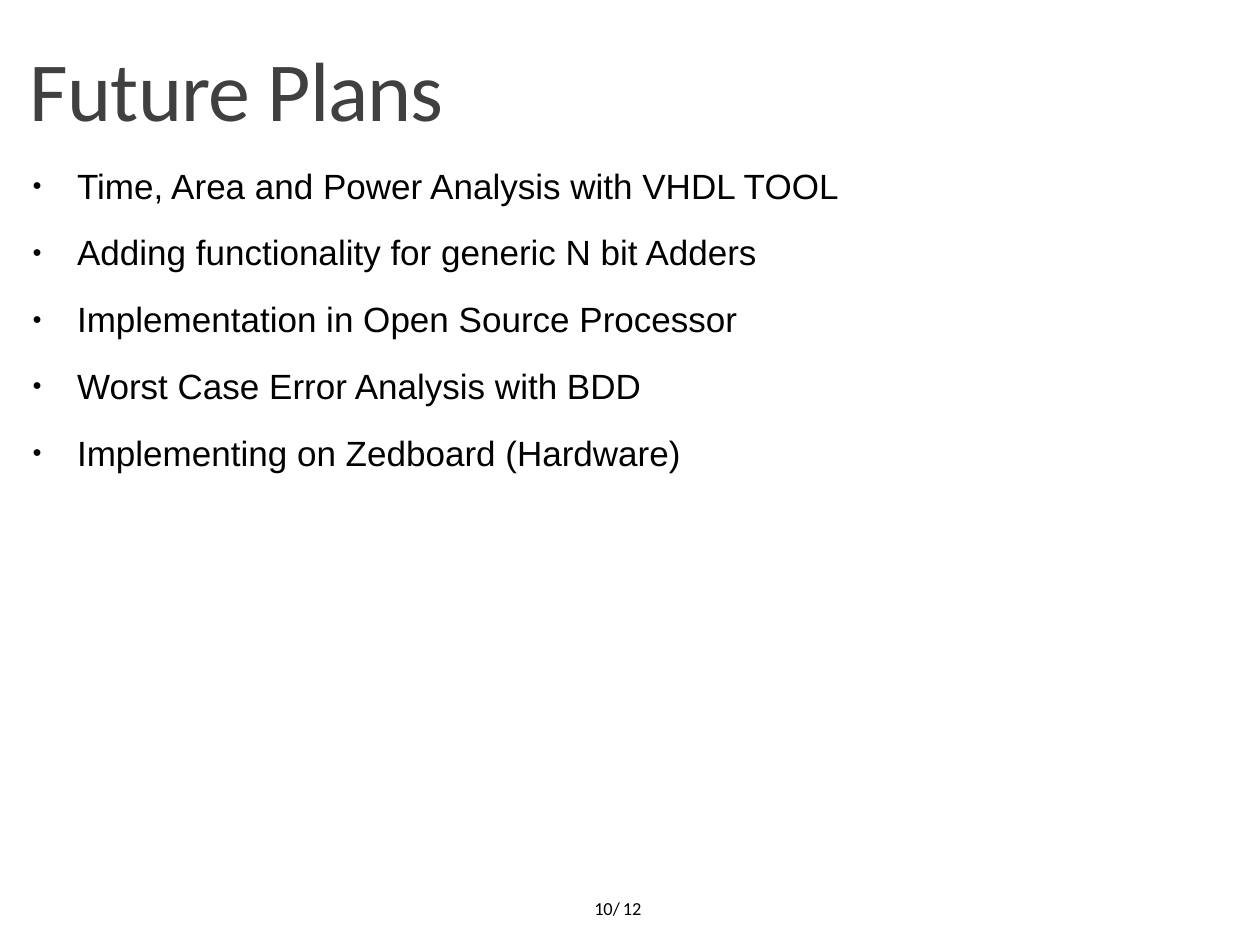
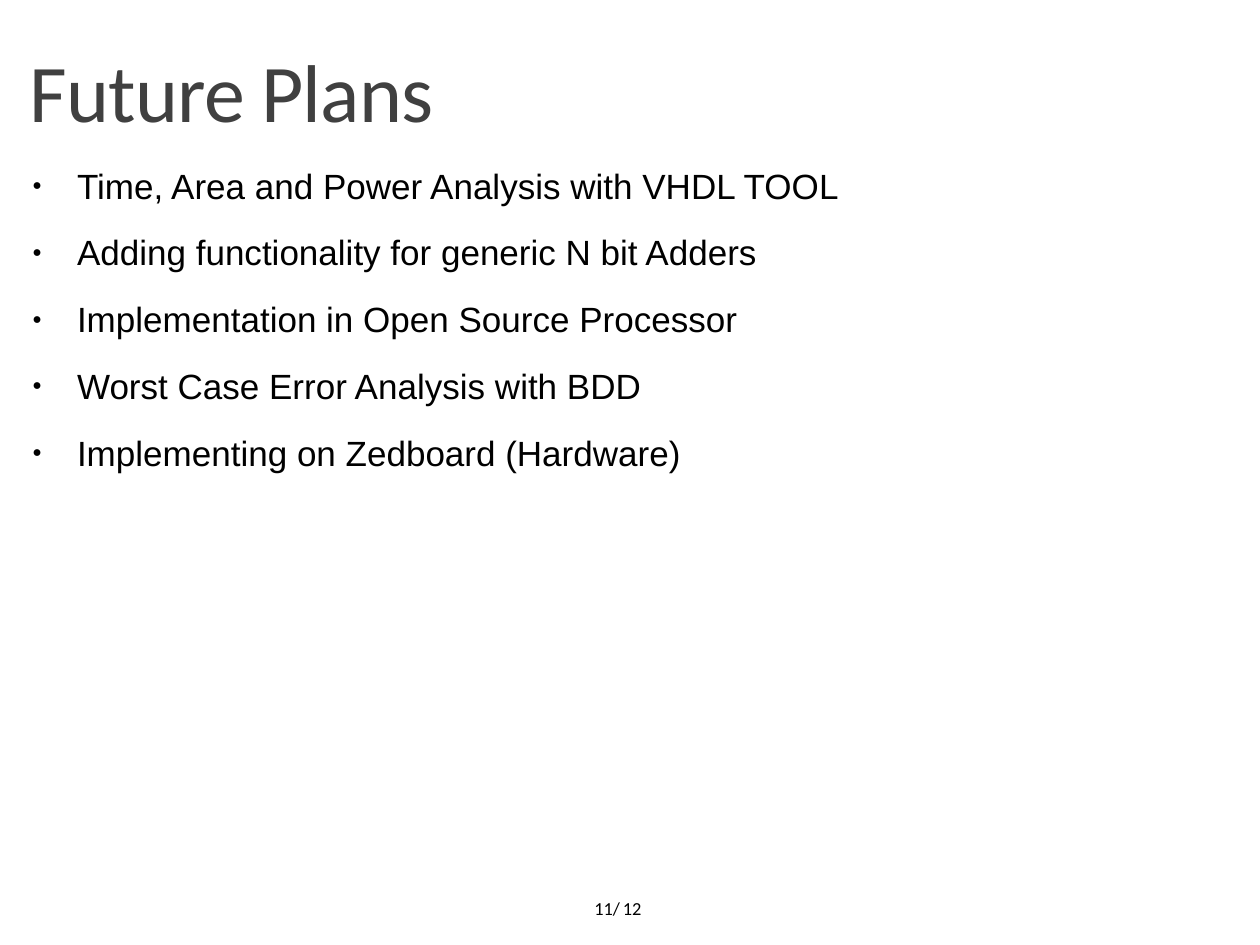
Before and after one commit to OrionLightning/Approximate-Circuit, a slide deck: slide 11 of Presentation Slides/Midterm 23-11-2021.pptx (slide 10 before the commit). Drawn at 1260x945 pixels with LibreOffice and Linux fonts; fonts in the diff are those of the drawing; background and template pictures are left out. Boxes give left, top, right and bottom in pixels: in the first picture for what was removed or moved away, otherwise in the second. Text is boxed around its words. In the diff, an @@ line names an element or a change of style, - is before the commit and + after.

```diff
--- a/Presentation Slides/Midterm 23-11-2021.pptx
+++ b/Presentation Slides/Midterm 23-11-2021.pptx
@@ text "Future Plans" at [30, 65, 433, 123]: size 48 to 46.8 pt @@
@@ page number at [594, 902, 620, 916]: text changed @@
-10/
+11/
```
Also in this commit, not shown: 6 other slides changed, 2 slides added, 1 slide removed, 2 other files.
